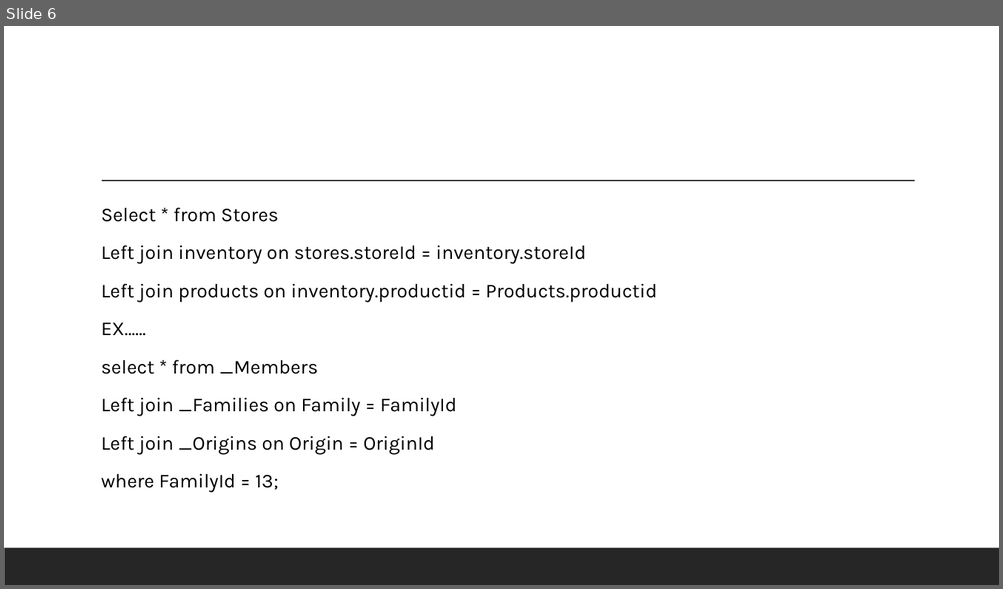
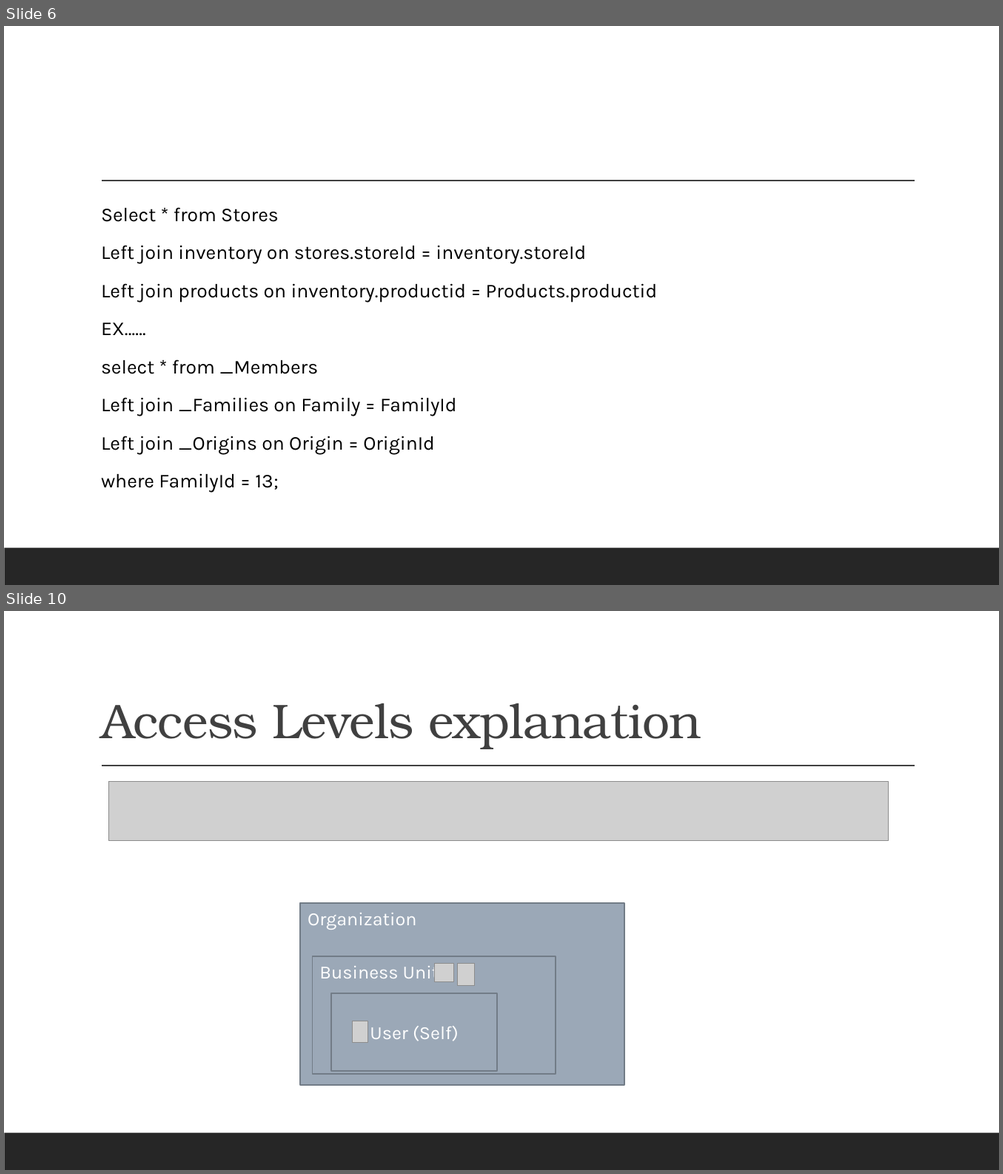
Before and after one commit to 041122-dynamics-uta/041122-dynamics-batch, a slide deck: demos/MarksDrawrings.pptx. Shown one above the other, each under a label of ours: slide 6 before the commit, slides 6 and 10 after it; the slides between them are not shown. The pictures are 1003x589 and 1003x1174 pixels, drawn with LibreOffice and Linux fonts; fonts in the diff are those of the drawing; grey boxes stand for pictures; background and template pictures are left out. Boxes give left, top, right and bottom in pixels: in the first picture for what was removed or moved away, otherwise in the second. Text is boxed around its words. In the diff, an @@ line names an element or a change of style, - is before the commit and + after.

```diff
--- a/demos/MarksDrawrings.pptx
+++ b/demos/MarksDrawrings.pptx
@@ slide 10 added at bbox=[4, 611, 999, 1170], background #FFFFFF; not listed: 2 template elements that a slide beside it also shows @@
@@ title added at bbox=[101, 703, 701, 749], 47 pt, text #404040 @@
+Access Levels explanation
@@ picture added at bbox=[109, 782, 888, 842] @@
@@ rectangle added at bbox=[300, 903, 625, 1085], fill #9BA8B7, outline #737C87 1.25 pt, 18 pt, text #FFFFFF @@
+Organization
@@ rectangle added at bbox=[312, 957, 555, 1074], fill #9BA8B7, outline #737C87 1.25 pt, 18 pt, text #FFFFFF @@
+Business Unit
@@ picture added at bbox=[435, 964, 454, 982] @@
@@ picture added at bbox=[458, 964, 475, 986] @@
@@ rectangle added at bbox=[331, 994, 497, 1071], fill #9BA8B7, outline #737C87 1.25 pt, 18 pt, text #FFFFFF @@
+User (Self)
@@ picture added at bbox=[353, 1022, 368, 1044] @@
```
Also in this commit, not shown: 2 other slides added, 10 other files.
